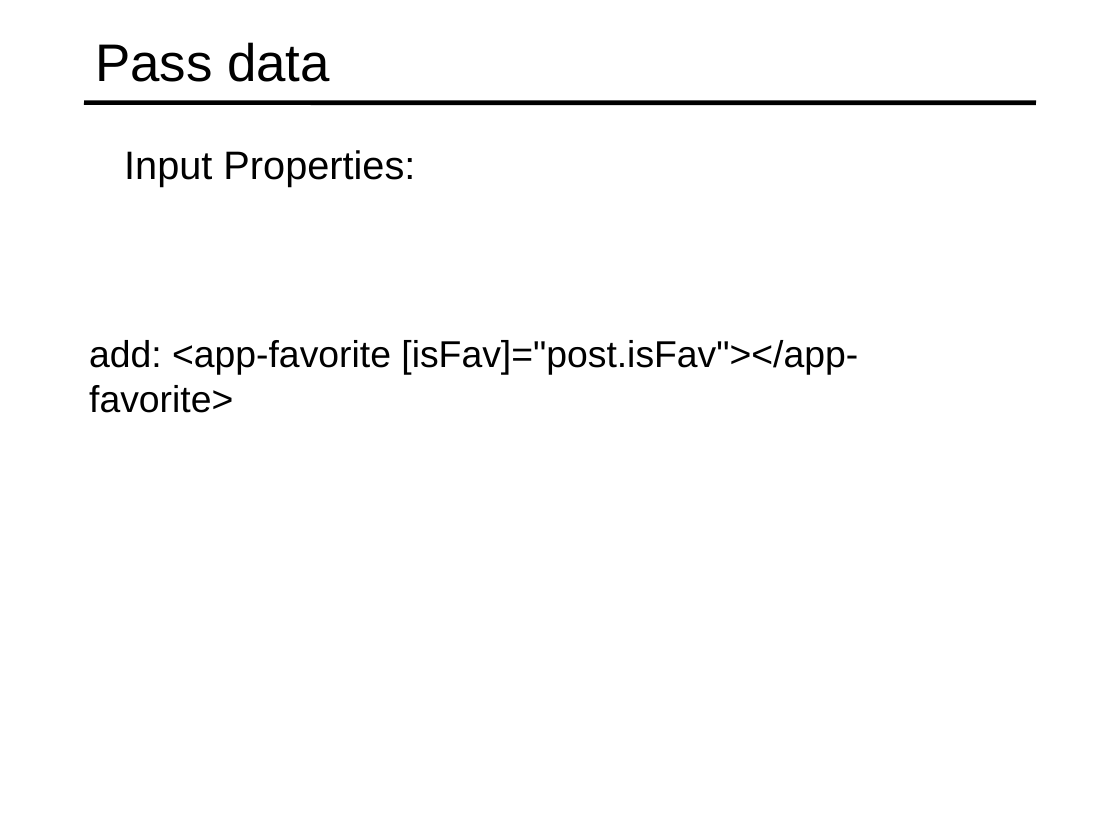
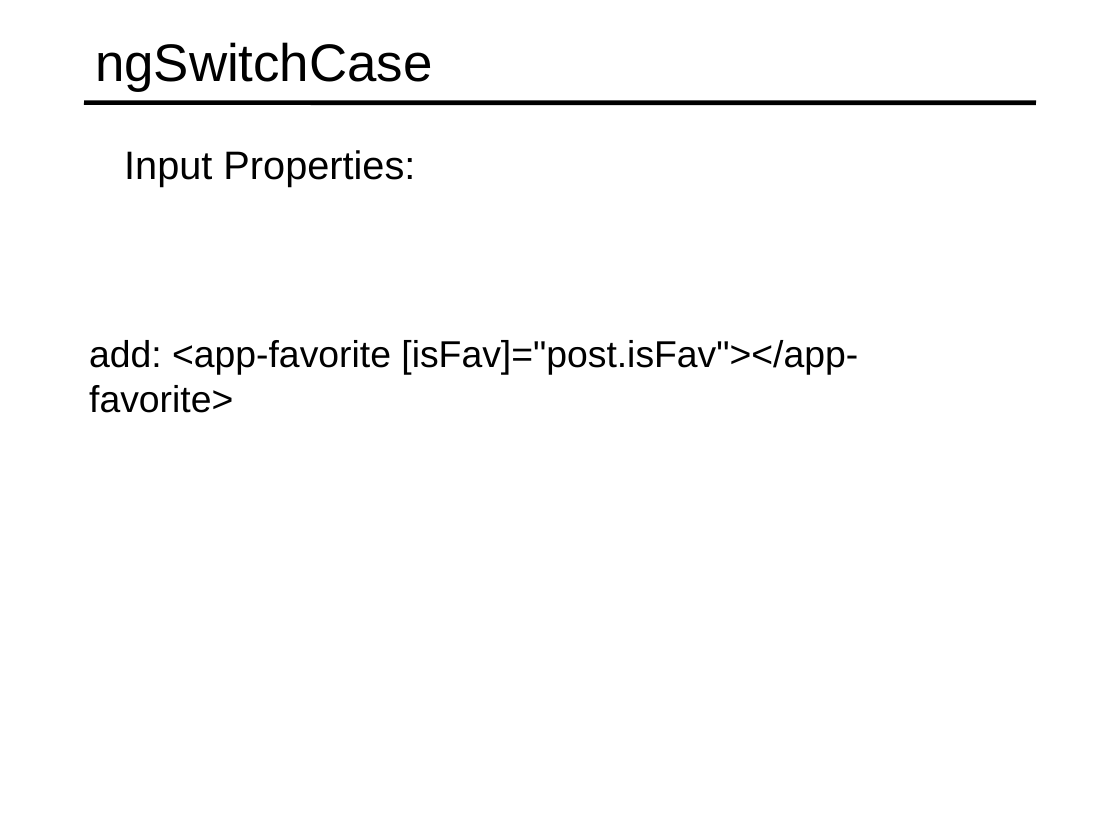
Before and after one commit to specter01wj/Jago_Link_Training, a slide deck: slide 7 of Angular/Angular7/Angular Advanced Course/Essentials/4.Directives/L4_Directives.ppt. Drawn at 1120x840 pixels with LibreOffice and Linux fonts; fonts in the diff are those of the drawing. Boxes give left, top, right and bottom in pixels: in the first picture for what was removed or moved away, otherwise in the second. Text is boxed around its words. In the diff, an @@ line names an element or a change of style, - is before the commit and + after.

Commit message:
09/05/2019 v1

```diff
--- a/Angular/Angular7/Angular Advanced Course/Essentials/4.Directives/L4_Directives.ppt
+++ b/Angular/Angular7/Angular Advanced Course/Essentials/4.Directives/L4_Directives.ppt
@@ title at (x1=95, y1=42, x2=432, y2=92): text changed @@
-Pass data
+ngSwitchCase
```
